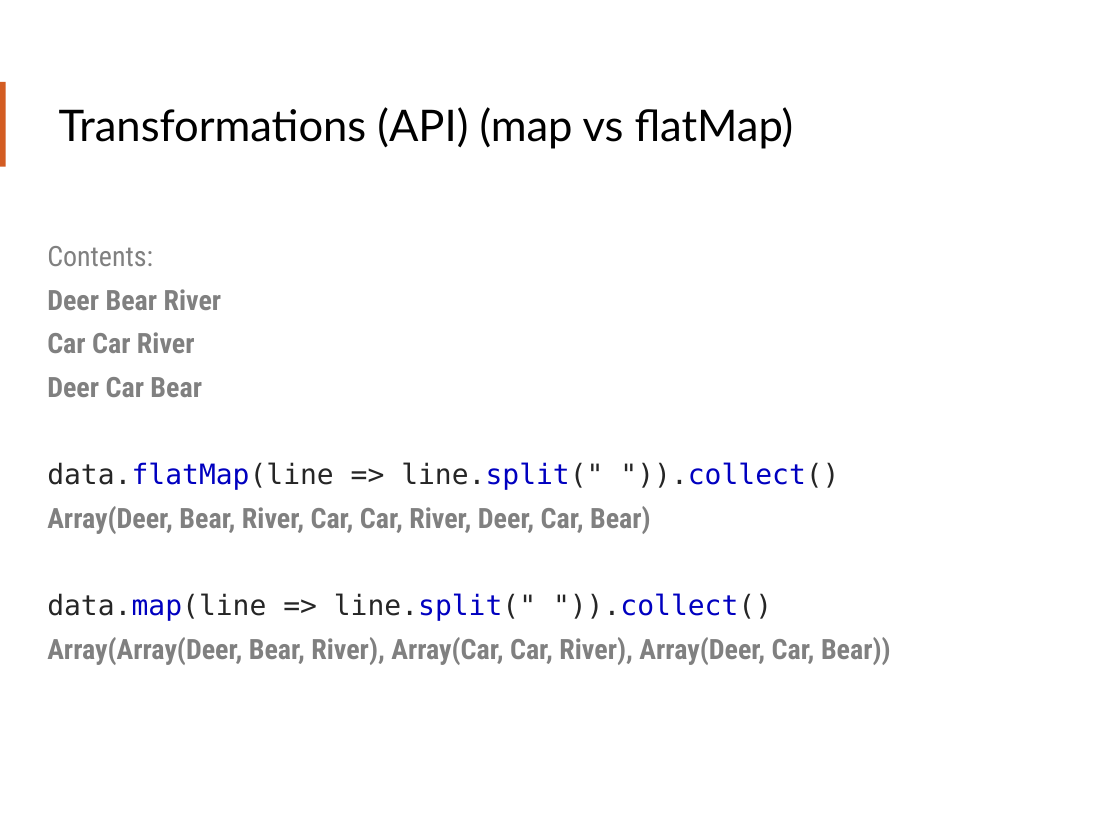
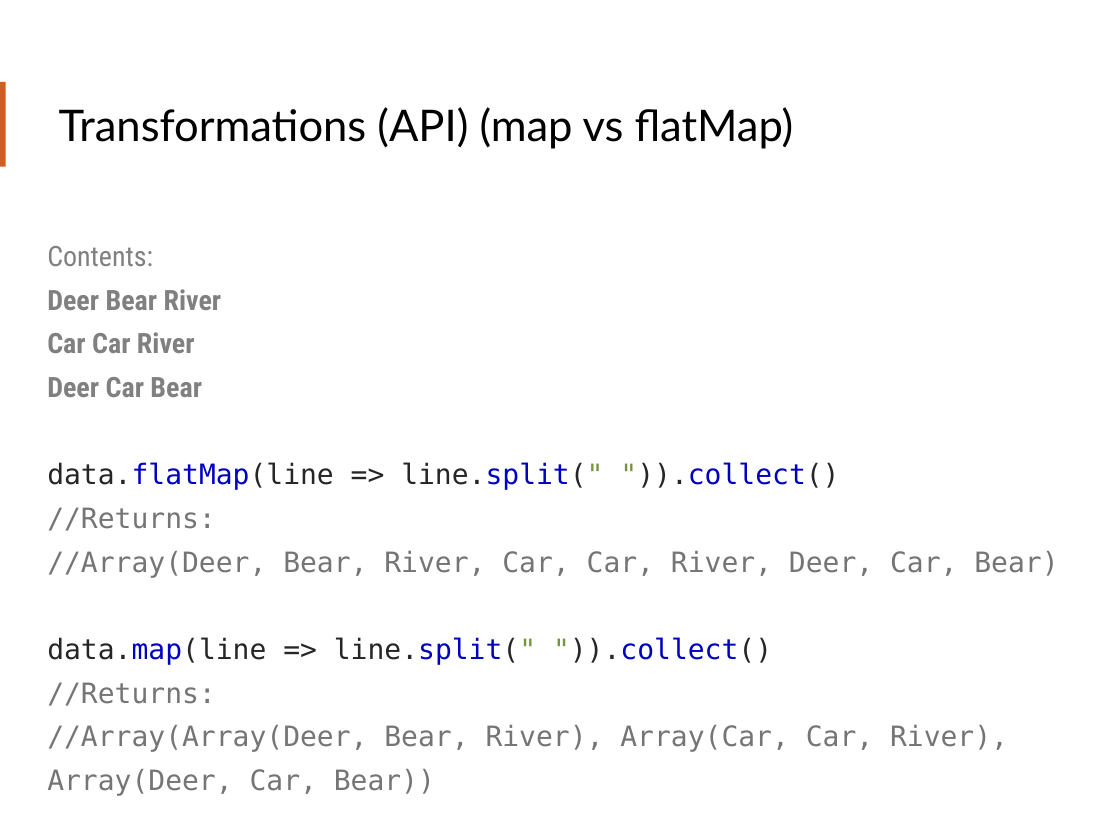
Before and after one commit to teamclairvoyant/intro-to-spark, a slide deck: slide 42 of Intro to Apache Spark Slides.pptx. Drawn at 1120x840 pixels with LibreOffice and Linux fonts; fonts in the diff are those of the drawing. Boxes give left, top, right and bottom in pixels: in the first picture for what was removed or moved away, otherwise in the second. Text is boxed around its words. In the diff, an @@ line names an element or a change of style, - is before the commit and + after.

```diff
--- a/Intro to Apache Spark Slides.pptx
+++ b/Intro to Apache Spark Slides.pptx
@@ text at <box>47,462,839,665</box>: text colour #262626 to #77933C in "line.split(" ")).collect()", "line.split(" ")).collect()" @@
@@ text at <box>47,507,1058,578</box>: text changed; font Roboto Condensed to DejaVu Sans Mono; text colour #808080 to #757575; bold off @@
-Array(Deer, Bear, River, Car, Car, River, Deer, Car, Bear)
+//Returns:
+//Array(Deer, Bear, River, Car, Car, River, Deer, Car, Bear)
@@ text at <box>47,682,1008,796</box>: text changed; font Roboto Condensed to DejaVu Sans Mono; text colour #808080 to #757575; bold off @@
-Array(Array(Deer, Bear, River), Array(Car, Car, River), Array(Deer, Car, Bear))
+//Returns:
+//Array(Array(Deer, Bear, River), Array(Car, Car, River), Array(Deer, Car, Bear))
```
Also in this commit, not shown: 37 other slides changed, 1 slide added, 4 other files.
